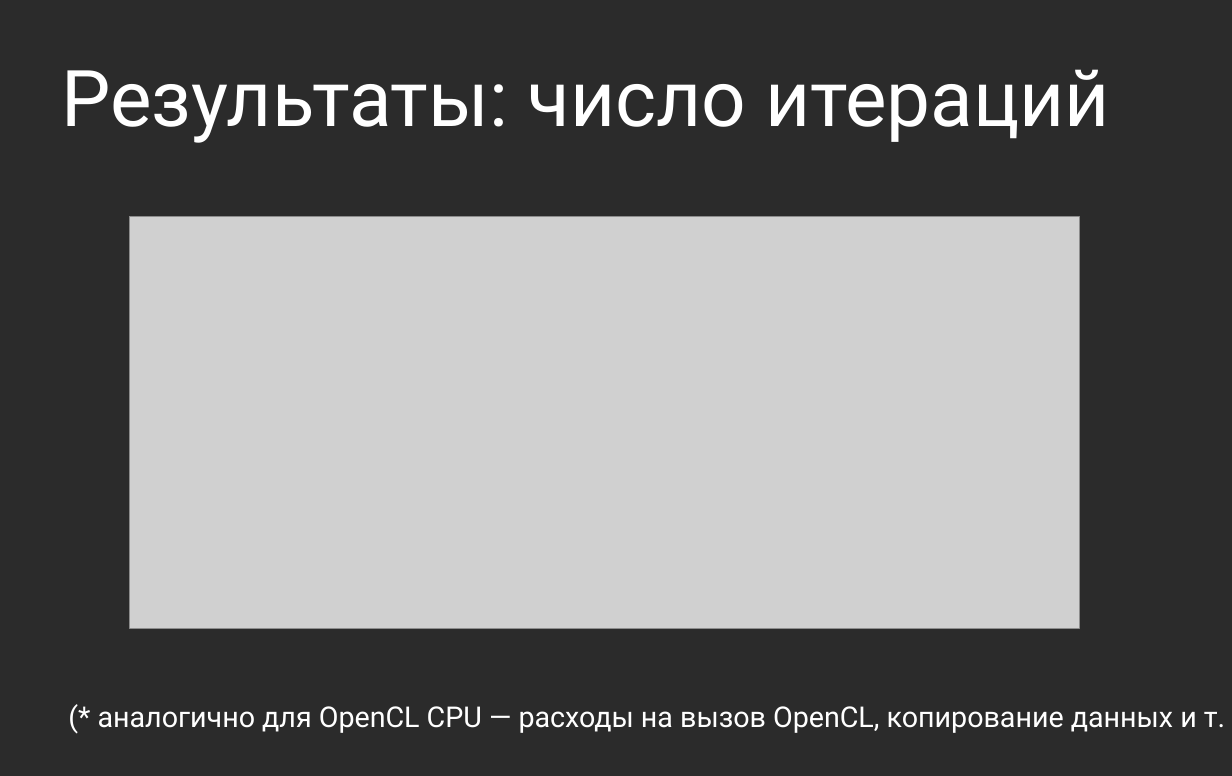
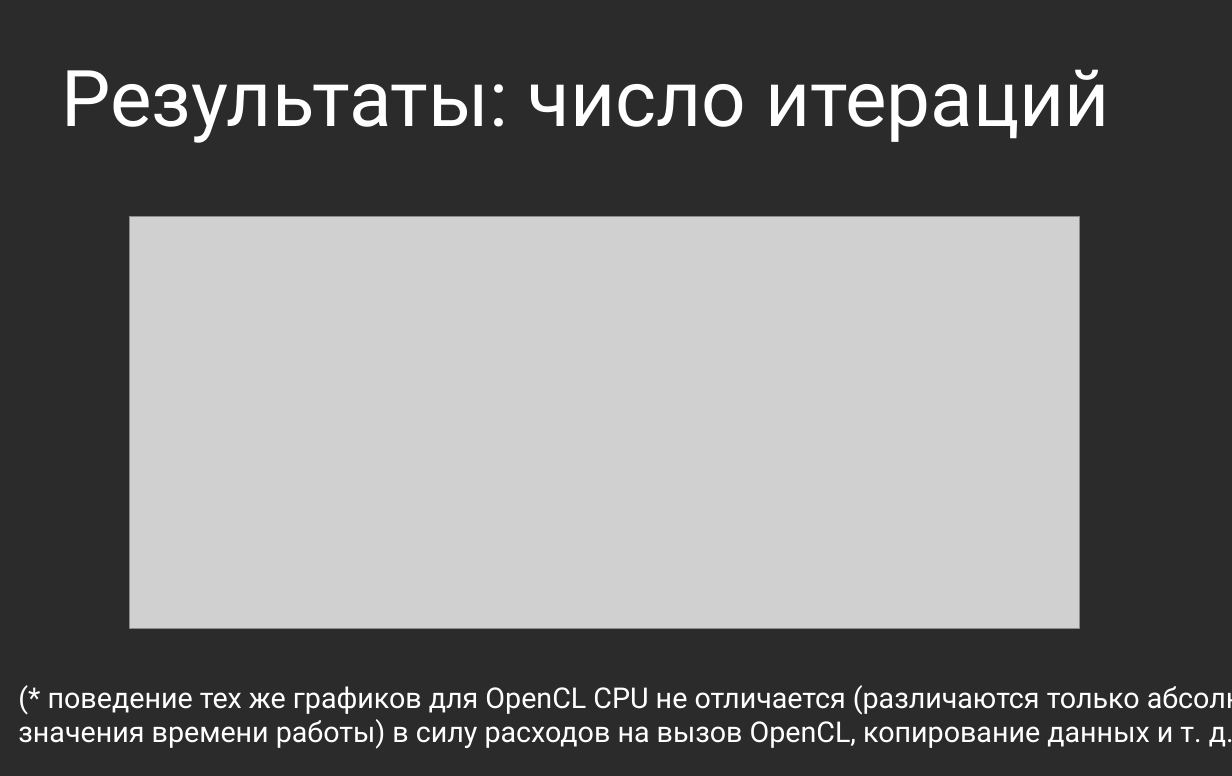
Before and after one commit to d8euAI8sMs/ss-13-ising, a slide deck: slide 9 of docs/report-opencl/presentation.odp. Drawn at 1232x776 pixels with LibreOffice and Linux fonts; fonts in the diff are those of the drawing; grey boxes stand for pictures; background and template pictures are left out; a plain dark background stands for a picture behind light text. Boxes give left, top, right and bottom in pixels: in the first picture for what was removed or moved away, otherwise in the second. Text is boxed around its words. In the diff, an @@ line names an element or a change of style, - is before the commit and + after.

```diff
--- a/docs/report-opencl/presentation.odp
+++ b/docs/report-opencl/presentation.odp
@@ text at bbox=[18, 685, 1232, 749]: text changed @@
-(* аналогично для OpenCL CPU — расходы на вызов OpenCL, копирование данных и т. д. *)
+(* поведение тех же графиков для OpenCL CPU не отличается (различаются только абсолютные
+значения времени работы) в силу расходов на вызов OpenCL, копирование данных и т. д. *)
```
Also in this commit, not shown: 1 other slide changed, 1 slide added, 1 slide removed, 1 other file.
